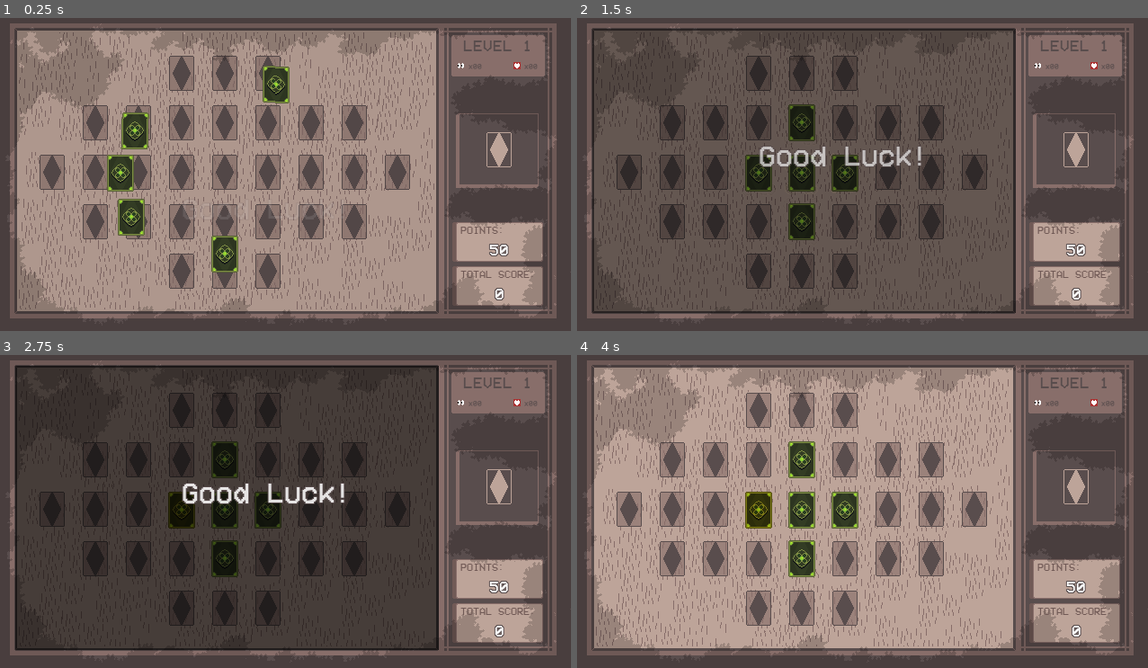
Above: before the commit, frames 1-4 (two rows, left to right).
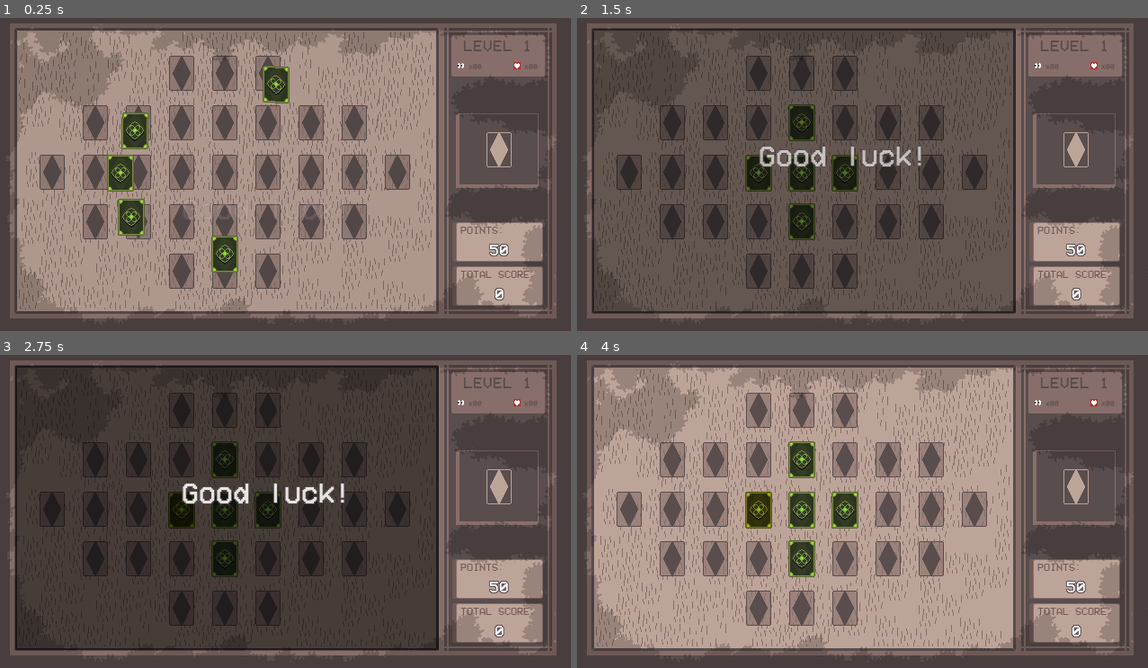
Above: after the commit, the same moments.

Repository: guilhermesgb/lonely-memory-game
Game: Godot game, scene res://Game.tscn
Same seed, same stepped clock (60 frames per second), same inputs: the game is played once before the commit and once after it.
Inputs (mouse positions are in pixels of both pictures, inside the frame that each line leads up to):
- Up to frame 1 (0.25 s): no input
- Up to frame 2 (1.5 s): move the mouse to (988, 152) at 0.52 s; click (988, 152) at 0.67 s; drag from (742, 187) to (833, 233) at 1.27 s
- Up to frame 3 (2.75 s): move the mouse to (342, 436) at 2.02 s; click (342, 436) at 2.17 s
- Up to frame 4 (4 s): tap Enter at 2.75 s; drag from (833, 570) to (685, 458) at 2.77 s; move the mouse to (1033, 555) at 3.52 s; click (1033, 555) at 3.67 s

The runs differ from the first frame. In frame 2, less than 0.1% of the frame differs, in the area x 46-50%, y 41-48%; in frame 3, 0.1%; in frame 4, nothing differs.

Commit message:
WIP: adding lives mechanism

Diff:
--- a/Board.gd
+++ b/Board.gd
@@ -8,7 +8,8 @@
 signal player_won(points)
 signal player_lost()
 
-onready var rng = RandomNumberGenerator.new()
+var rng
+var boardId = null
 
 var currentLevel = 0
 
@@ -27,8 +28,22 @@
 
 var fullPassesCount = 0
 
-func setup(level):
+func setup(level, randomNumberGenerator):
 	currentLevel = level
+
+	rng = randomNumberGenerator
+	boardId = String(rng.randi_range(0, 3000)) + String(rng.randi_range(0, 3000))
+
+func destroy():
+	for slot in get_card_slots():
+		slot.queue_free()
+
+	for card in get_cards():
+		card.queue_free()
+
+	get_win_slot().queue_free()
+
+	queue_free()
 
 func _ready():
 	rng.randomize()
@@ -42,13 +57,16 @@
 		var child = get_child(childIndex)
 
 		if child.name.begins_with("Slot"):
+			print ("adding " + child.name + " to group " + groupName)
 			child.add_to_group(groupName)
 
 func get_card_slots():
 	return do_get_card_slots(false)
 
 func do_get_card_slots(groupSlots):
-	var groupName = "slots" + String(currentLevel)
+	var groupName = "slots_" + String(boardId)
+
+	print ("getting card slots among " + groupName)
 
 	if groupSlots:
 		group_slots(groupName)
@@ -64,20 +82,29 @@
 	return slots
 
 func get_win_slot():
-	return $WinSlot
+	for childIndex in get_child_count():
+		var child = get_child(childIndex)
+
+		if child.name == "WinSlot":
+			return child
+
+	return null
 
 func group_cards(groupName):
 	for childIndex in get_child_count():
 		var child = get_child(childIndex)
 
 		if child.name.begins_with("Card"):
+			print ("adding " + child.name + " to group " + groupName)
 			child.add_to_group(groupName)
 
 func get_cards():
 	return do_get_cards(false)
 
 func do_get_cards(groupCards):
-	var groupName = "cards" + String(currentLevel)
+	var groupName = "cards_" + String(boardId)
+
+	print ("getting cards among " + groupName)
 
 	if groupCards:
 		group_cards(groupName)
--- a/Game.gd
+++ b/Game.gd
@@ -6,10 +6,12 @@
 
 onready var levelCount = $GuidelineRight/LevelContainer/LevelLabel
 onready var peeksCount = $GuidelineRight/CenterContainer/ItemsPanel/PeeksContainer/PeeksCount
+onready var livesCount = $GuidelineRight/CenterContainer/ItemsPanel/LivesContainer/LivesCount
 onready var earnablePoints = $GuidelineRight/PointsLabel/PointsContainer/Points
 onready var totalScore = $GuidelineRight/TotalScoreLabel/TotalScoreContainer/TotalScore
 onready var goodLuck = $LevelResultContainer/VBoxContainer/GoodLuck
 onready var keepItUp = $LevelResultContainer/VBoxContainer/KeepItUp
+onready var oopsTryAgain = $LevelResultContainer/VBoxContainer/OopsTryAgain
 onready var gameOver = $LevelResultContainer/VBoxContainer/GameOver
 onready var retryButton = $LevelResultContainer/VBoxContainer/RetryButton
 onready var beginGameTimer = $BeginGameTimer
@@ -17,7 +19,17 @@
 onready var boardContainer = $BoardContainer
 onready var nextLevelTimer = $NextLevelTimer
 
+onready var rng = RandomNumberGenerator.new()
+
+var earnedLivesCount = 0
+
 func _ready():
+	rng.randomize()
+	goodLuck.visible = true
+	keepItUp.visible = false
+	oopsTryAgain.visible = false
+	gameOver.visible = false
+	retryButton.visible = false
 	setup_level()
 
 func setup_level():
@@ -25,18 +37,11 @@
 	setup_board()
 
 func hide_message():
-	gameOver.visible = false
-	retryButton.visible = false
-
 	if CURRENT_LEVEL == 1:
-		goodLuck.visible = true
-		keepItUp.visible = false
 		animationPlayer.play("ShowResult")
 		beginGameTimer.start()
 
 	else:
-		goodLuck.visible = false
-		keepItUp.visible = true
 		animationPlayer.play("HideResult")
 
 func _on_BeginGameTimer_timeout():
@@ -44,7 +49,7 @@
 
 func setup_board():
 	var board = boardScene.instance()
-	board.setup(CURRENT_LEVEL)
+	board.setup(CURRENT_LEVEL, rng)
 	board.z_index = -1
 	boardContainer.add_child(board, true)
 
@@ -61,12 +66,24 @@
 		var child = get_child(childIndex)
 
 		if child.name == "Board":
-			child.queue_free()
+			child.destroy()
 			break
 
 func advance_level(points):
+	var newTotalScore = int(totalScore.text) + points
+
+	var currentThreshold = 0
+	for count in CURRENT_LEVEL:
+		currentThreshold = currentThreshold + (50 * (count + 1))
+	currentThreshold = currentThreshold * 0.85
+
+	if newTotalScore > currentThreshold:
+		earnedLivesCount = earnedLivesCount + 1
+		update_lives_count(earnedLivesCount)
+
+	totalScore.text = String(newTotalScore)
+
 	CURRENT_LEVEL = CURRENT_LEVEL + 1
-	totalScore.text = String(int(totalScore.text) + points)
 
 func _on_earnable_points_updated(points):
 	earnablePoints.text = String(points)
@@ -78,23 +95,43 @@
 	else:
 		peeksCount.text = "x0" + String(count)
 
+func update_lives_count(count):
+	if count >= 10:
+		livesCount.text = "x" + String(count)
+
+	else:
+		livesCount.text = "x0" + String(count)
+
 func _on_player_beat_level(points):
 	goodLuck.visible = false
 	keepItUp.visible = true
+	oopsTryAgain.visible = false
 	gameOver.visible = false
 	retryButton.visible = false
 	animationPlayer.play("ShowResult")
 	advance_level(points)
 	nextLevelTimer.start()
-	pass
 
 func _on_player_lost_level():
-	goodLuck.visible = false
-	keepItUp.visible = false
-	gameOver.visible = true
-	retryButton.visible = true
-	animationPlayer.play("ShowResult")
-	pass
+	if earnedLivesCount <= 0:
+		goodLuck.visible = false
+		keepItUp.visible = false
+		oopsTryAgain.visible = false
+		gameOver.visible = true
+		retryButton.visible = true
+		animationPlayer.play("ShowResult")
+
+	else:
+		earnedLivesCount = earnedLivesCount - 1
+		update_lives_count(earnedLivesCount)
+
+		goodLuck.visible = false
+		keepItUp.visible = false
+		oopsTryAgain.visible = true
+		gameOver.visible = false
+		retryButton.visible = false
+		animationPlayer.play("ShowResult")
+		nextLevelTimer.start()
 
 func _on_NextLevelTimer_timeout():
 	destroy_level()
--- a/Game.tscn
+++ b/Game.tscn
@@ -5,25 +5,25 @@
 [ext_resource path="res://icon_lives.png" type="Texture" id=4]
 [ext_resource path="res://icon_peeks.png" type="Texture" id=5]
 
+[sub_resource type="DynamicFont" id=1]
+size = 18
+font_data = ExtResource( 1 )
+
+[sub_resource type="DynamicFont" id=2]
+size = 12
+font_data = ExtResource( 1 )
+
 [sub_resource type="DynamicFont" id=3]
-size = 18
-font_data = ExtResource( 1 )
-
-[sub_resource type="DynamicFont" id=1]
-size = 12
-font_data = ExtResource( 1 )
-
-[sub_resource type="DynamicFont" id=2]
 size = 18
 outline_size = 1
 outline_color = Color( 0.34902, 0.301961, 0.301961, 1 )
 font_data = ExtResource( 1 )
 
-[sub_resource type="DynamicFont" id=7]
+[sub_resource type="DynamicFont" id=4]
 size = 8
 font_data = ExtResource( 1 )
 
-[sub_resource type="DynamicFont" id=8]
+[sub_resource type="DynamicFont" id=5]
 font_data = ExtResource( 1 )
 
 [sub_resource type="DynamicFont" id=6]
@@ -32,8 +32,7 @@
 outline_color = Color( 0.34902, 0.301961, 0.301961, 1 )
 font_data = ExtResource( 1 )
 
-[sub_resource type="Animation" id=4]
-resource_name = "HideResult"
+[sub_resource type="Animation" id=7]
 tracks/0/type = "value"
 tracks/0/path = NodePath("LevelResultContainer/VBoxContainer:modulate")
 tracks/0/interp = 1
@@ -71,8 +70,7 @@
 "values": [ Color( 1, 1, 1, 1 ), Color( 1, 1, 1, 0 ) ]
 }
 
-[sub_resource type="Animation" id=5]
-resource_name = "ShowResult"
+[sub_resource type="Animation" id=8]
 length = 2.0
 tracks/0/type = "value"
 tracks/0/path = NodePath("LevelResultContainer/VBoxContainer:modulate")
@@ -303,39 +301,50 @@
 
 [node name="VBoxContainer" type="VBoxContainer" parent="LevelResultContainer"]
 modulate = Color( 1, 1, 1, 0 )
-margin_left = 216.0
-margin_top = 120.0
-margin_right = 425.0
-margin_bottom = 239.0
+margin_left = 168.0
+margin_top = 104.0
+margin_right = 472.0
+margin_bottom = 256.0
 alignment = 1
 __meta__ = {
 "_edit_use_anchors_": false
 }
 
 [node name="GameOver" type="Label" parent="LevelResultContainer/VBoxContainer"]
-margin_right = 209.0
+margin_right = 304.0
 margin_bottom = 29.0
 custom_fonts/font = SubResource( 6 )
 text = "Game Over"
-
-[node name="KeepItUp" type="Label" parent="LevelResultContainer/VBoxContainer"]
+align = 1
+
+[node name="OopsTryAgain" type="Label" parent="LevelResultContainer/VBoxContainer"]
 margin_top = 33.0
-margin_right = 209.0
+margin_right = 304.0
 margin_bottom = 62.0
 custom_fonts/font = SubResource( 6 )
-text = "Keep it up!"
-
-[node name="GoodLuck" type="Label" parent="LevelResultContainer/VBoxContainer"]
+text = "Oops, try again!"
+align = 1
+
+[node name="KeepItUp" type="Label" parent="LevelResultContainer/VBoxContainer"]
 margin_top = 66.0
-margin_right = 209.0
+margin_right = 304.0
 margin_bottom = 95.0
 custom_fonts/font = SubResource( 6 )
-text = "Good Luck!"
+text = "Keep it up!"
+align = 1
+
+[node name="GoodLuck" type="Label" parent="LevelResultContainer/VBoxContainer"]
+margin_top = 99.0
+margin_right = 304.0
+margin_bottom = 128.0
+custom_fonts/font = SubResource( 6 )
+text = "Good luck!"
+align = 1
 
 [node name="RetryButton" type="Button" parent="LevelResultContainer/VBoxContainer"]
-margin_top = 99.0
-margin_right = 209.0
-margin_bottom = 119.0
+margin_top = 132.0
+margin_right = 304.0
+margin_bottom = 152.0
 text = "Try Again"
 
 [node name="BeginGameTimer" type="Timer" parent="."]
@@ -343,8 +352,8 @@
 one_shot = true
 
 [node name="AnimationPlayer" type="AnimationPlayer" parent="."]
-anims/HideResult = SubResource( 4 )
-anims/ShowResult = SubResource( 5 )
+anims/HideResult = SubResource( 7 )
+anims/ShowResult = SubResource( 8 )
 [connection signal="timeout" from="NextLevelTimer" to="." method="_on_NextLevelTimer_timeout"]
 [connection signal="pressed" from="LevelResultContainer/VBoxContainer/RetryButton" to="." method="_on_RetryButton_pressed"]
 [connection signal="timeout" from="BeginGameTimer" to="." method="_on_BeginGameTimer_timeout"]
Not shown: 8 places in Game.tscn that only renumber resources
